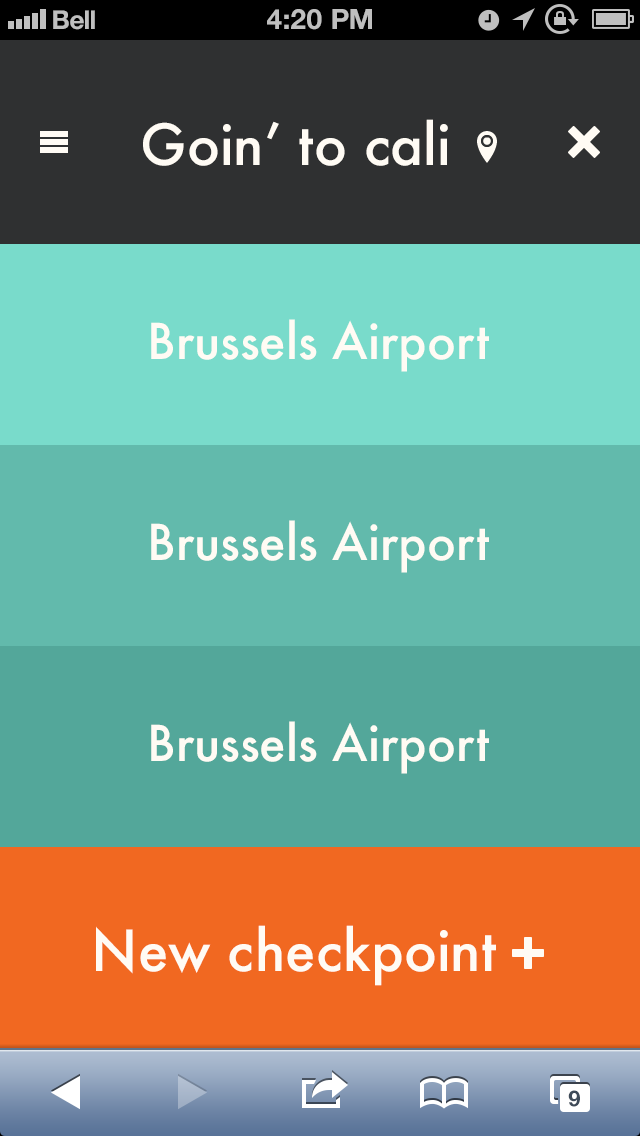
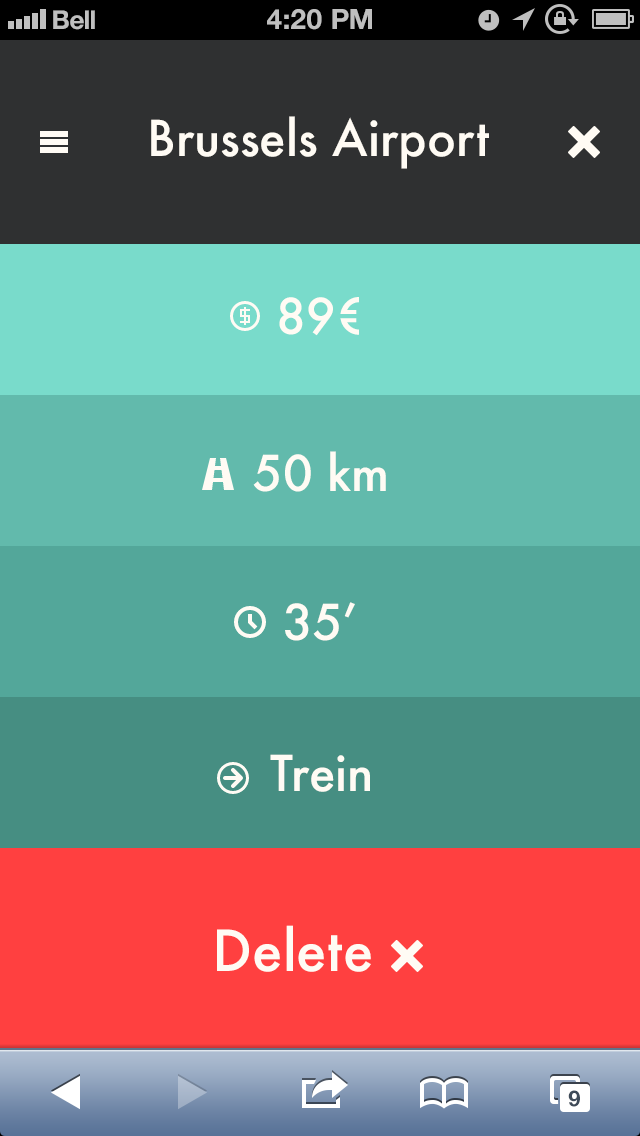
Layered file, before and after one edit (640px x 1136px). Changes by layer:
hid group "Checkpoints" (4th of 4) (24 layers) over bbox(0, 116, 640, 1048)
showed group "Checkpoint details" (26 layers) over bbox(0, 116, 640, 1048)
